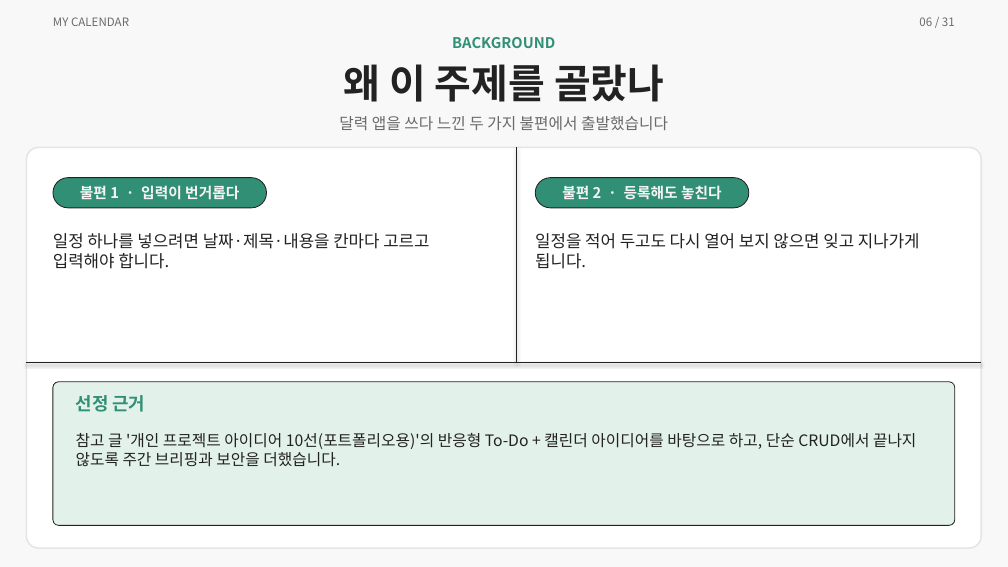
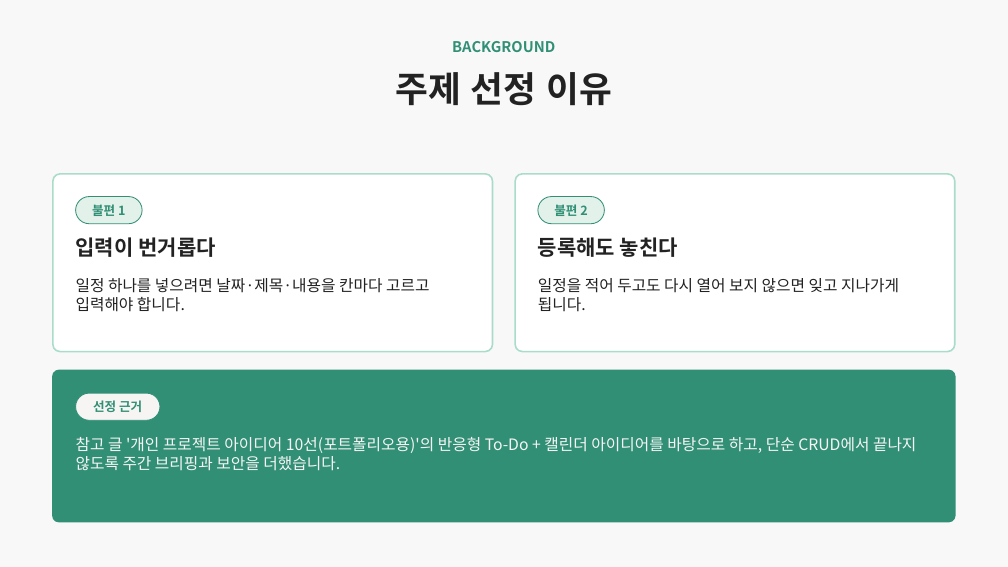
Before and after one commit to ho8566z/calendar-bot_word, a slide deck: slide 6 of ppt/개인 프로젝트.pptx. Drawn at 1008x567 pixels with LibreOffice and Linux fonts; fonts in the diff are those of the drawing. Boxes give left, top, right and bottom in pixels: in the first picture for what was removed or moved away, otherwise in the second. Text is boxed around its words. In the diff, an @@ line names an element or a change of style, - is before the commit and + after.

```diff
--- a/ppt/개인 프로젝트.pptx
+++ b/ppt/개인 프로젝트.pptx
@@ text removed at box(53, 17, 129, 26) @@
-MY CALENDAR
@@ text removed at box(919, 17, 955, 26) @@
-06 / 31
@@ text "BACKGROUND": place and size @@
-text "BACKGROUND" at box(452, 37, 555, 48)
+text "BACKGROUND" at box(452, 41, 555, 52)
@@ text at box(395, 72, 613, 106): text changed; size 38 to 34 pt @@
-왜 이 주제를 골랐나
+주제 선정 이유
@@ text removed at box(339, 116, 668, 130) @@
-달력 앱을 쓰다 느낀 두 가지 불편에서 출발했습니다
@@ rounded rectangle removed at box(26, 147, 982, 548) @@
@@ line removed from (516, 147) to (516, 363) @@
@@ rounded rectangle added at box(53, 174, 493, 352), fill #FFFFFF, outline #A9DCC9 1.5 pt @@
@@ rounded rectangle added at box(516, 174, 956, 352), fill #FFFFFF, outline #A9DCC9 1.5 pt @@
@@ rounded rectangle added at box(76, 197, 142, 224), fill #E3F1EB, outline #318F75 0.8 pt, 12 pt, text #318F75, bold @@
+불편 1
@@ rounded rectangle "불편 2": place and size @@
-rounded rectangle "불편 2" at box(535, 178, 749, 208)
+rounded rectangle "불편 2" at box(538, 197, 605, 224)
@@ rounded rectangle "불편 2" at box(538, 197, 605, 224): fill #318F75 to #E3F1EB; outline #222222 0.8 pt to #318F75 0.8 pt @@
@@ text in rounded rectangle at box(554, 204, 587, 216): text changed; size 14 to 12 pt; text colour #F6F5F4 to #318F75 @@
-불편 2 · 등록해도 놓친다
+불편 2
@@ text at box(76, 237, 215, 257): text changed; size 14 to 20 pt; text colour #F6F5F4 to #222222 @@
-불편 1 · 입력이 번거롭다
+입력이 번거롭다
@@ text "입력이 번거롭다": place and size @@
-text "입력이 번거롭다" at box(53, 178, 267, 208)
+text "입력이 번거롭다" at box(76, 237, 215, 257)
@@ text "입력이 번거롭다" at box(76, 237, 215, 257): vertical alignment middle to top; fill #318F75 to none; outline #222222 0.8 pt to none @@
@@ text added at box(538, 237, 678, 257), 20 pt, text #222222, bold @@
+등록해도 놓친다
@@ text "일정 하나를 넣으려면 날짜·제목·내용을 칸마다 ...": place and size @@
-text "일정 하나를 넣으려면 날짜·제목·내용을 칸마다 ..." at box(53, 233, 429, 269)
+text "일정 하나를 넣으려면 날짜·제목·내용을 칸마다 ..." at box(76, 278, 429, 312)
@@ text "일정 하나를 넣으려면 날짜·제목·내용을 칸마다 ..." at box(76, 278, 429, 312): size 16 to 15 pt @@
@@ text "일정을 적어 두고도 다시 열어 ..." at box(538, 278, 899, 312): size 16 to 15 pt @@
@@ text "일정을 적어 두고도 다시 열어 ...": place and size @@
-text "일정을 적어 두고도 다시 열어 ..." at box(535, 233, 920, 269)
+text "일정을 적어 두고도 다시 열어 ..." at box(538, 278, 899, 312)
@@ line removed from (26, 363) to (982, 363) @@
@@ rounded rectangle: place and size @@
-rounded rectangle at box(53, 382, 955, 526)
+rounded rectangle at box(53, 371, 955, 522)
@@ rounded rectangle at box(53, 371, 955, 522): fill #E3F1EB to #318F75; outline #222222 0.8 pt to #318F75 1.5 pt @@
@@ rounded rectangle "선정 근거": place and size @@
-rounded rectangle "선정 근거" at box(76, 395, 146, 412)
+rounded rectangle "선정 근거" at box(76, 393, 160, 420)
@@ rounded rectangle "선정 근거" at box(76, 393, 160, 420): size 17 to 12 pt; alignment left to centre; vertical alignment top to middle; fill none to #F6F5F4; outline none to #318F75 0.8 pt @@
@@ text "참고 글 '개인 프로젝트 아이디어 ..." at box(76, 437, 916, 471): text colour #222222 to #F6F5F4 @@
```
Also in this commit, not shown: 26 other slides changed, 2 slides added, 4 slides removed.
